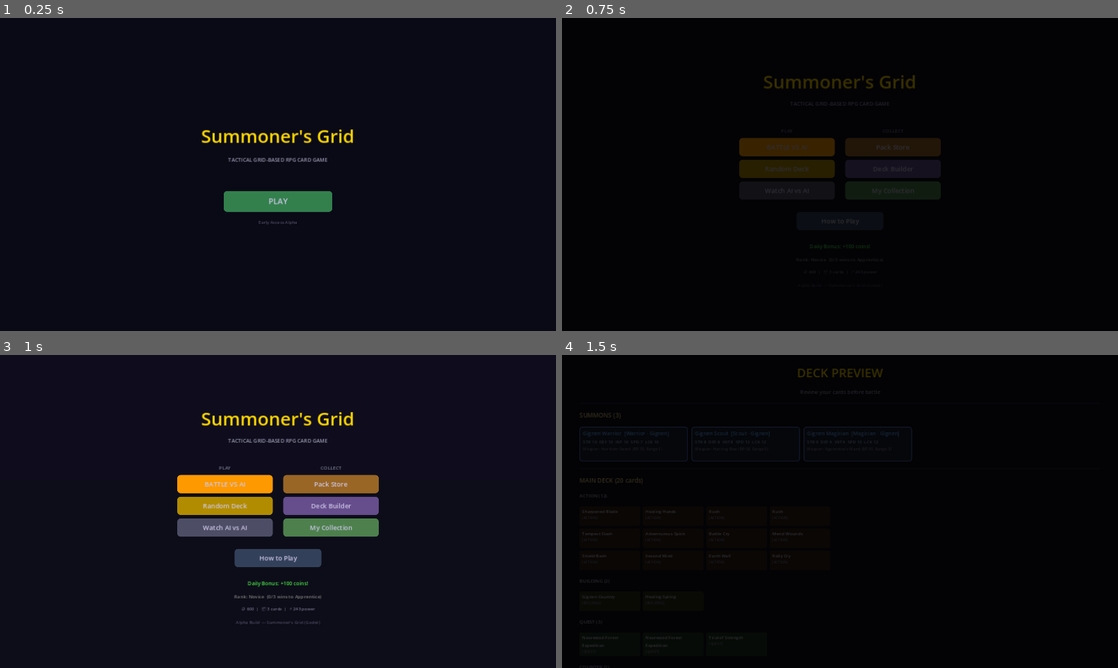
Above: before the commit, frames 1-4 (two rows, left to right).
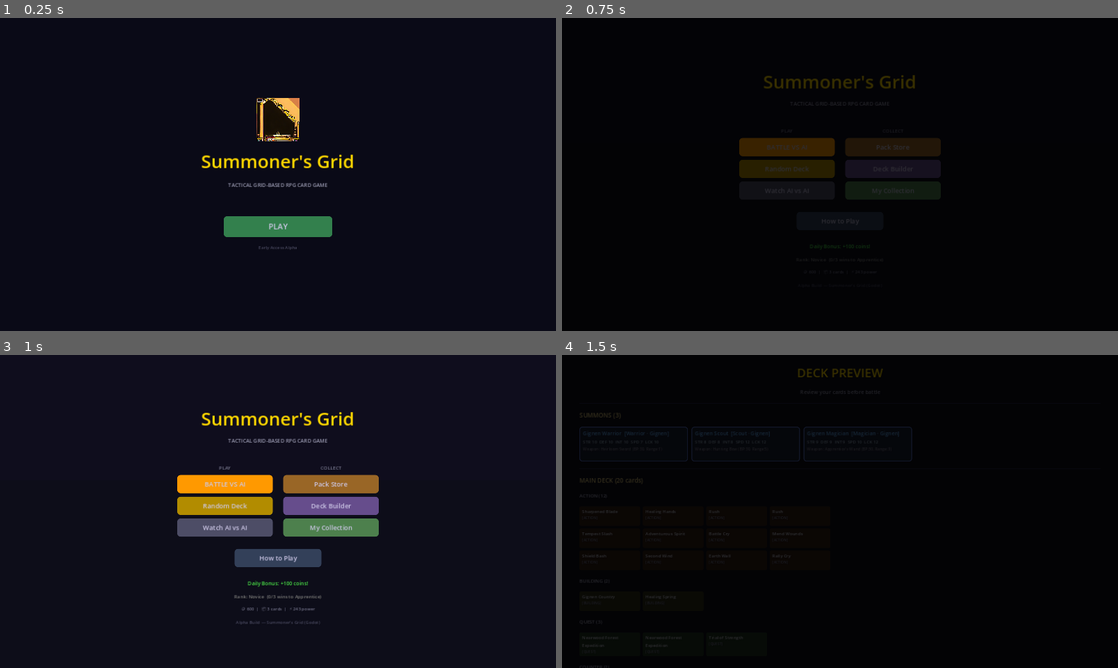
Above: after the commit, the same moments.

Repository: look-itsaxiom/summoners-grid
Game: Godot game, scene res://scenes/login.tscn
Two runs of this game, one before a commit and one after it. Both use one fixed random seed, a clock stepped at 60 frames per second and the inputs below.
Inputs:
- Up to frame 1 (0.25 s): no input
- Up to frame 2 (0.75 s): click "PLAY" at 0.5 s
- Up to frame 3 (1 s): no input
- Up to frame 4 (1.5 s): click "BATTLE VS AI" at 1.25 s

The runs differ from the first frame. In frame 1, 4.4% of the frame differs, in the area x 36-64%, y 25-74%; in frame 2, nothing differs; in frame 3, nothing differs; in frame 4, nothing differs.

Commit message:
feat: title logo on splash screen — ComfyUI generated
Golden fantasy banner image above title text on splash screen.
14th AI art asset. First impression is now visual, not just text.

Co-Authored-By: Claude Opus 4.6 (1M context) <noreply@anthropic.com>

Diff:
--- a/godot/scripts/ui/login_screen.gd
+++ b/godot/scripts/ui/login_screen.gd
@@ -44,6 +44,17 @@
 	center.size_flags_vertical = Control.SIZE_EXPAND_FILL
 	center.size_flags_horizontal = Control.SIZE_EXPAND_FILL
 	margin.add_child(center)
+
+	# Logo image
+	var logo_path := "res://assets/title_logo.png"
+	if ResourceLoader.exists(logo_path):
+		var logo := TextureRect.new()
+		logo.texture = load(logo_path)
+		logo.custom_minimum_size = Vector2(200, 100)
+		logo.expand_mode = TextureRect.EXPAND_FIT_WIDTH_PROPORTIONAL
+		logo.stretch_mode = TextureRect.STRETCH_KEEP_ASPECT_CENTERED
+		logo.size_flags_horizontal = Control.SIZE_SHRINK_CENTER
+		center.add_child(logo)
 
 	var title := Label.new()
 	title.text = "Summoner's Grid"
Binary file added: godot/assets/title_logo.png
